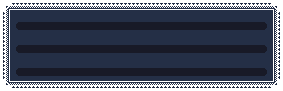
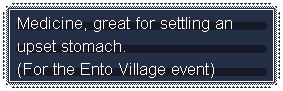
Before/after of a (283, 91) layered artwork. What changed in the layer stack:
added layer "EN" above "JP" over [18, 17, 232, 78]
renamed "sアイテム解説77胃薬.png" to "sアイテム解説01水.png", painted on it over [18, 17, 232, 78]
